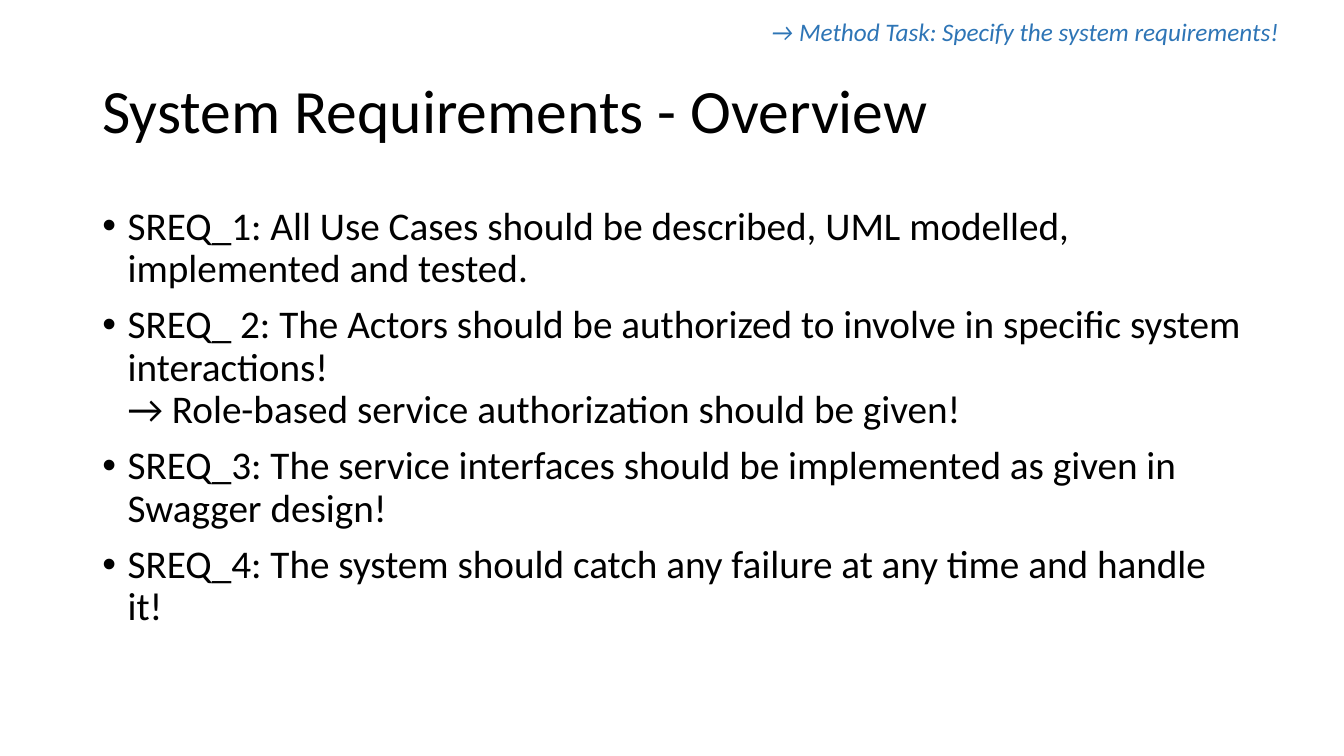
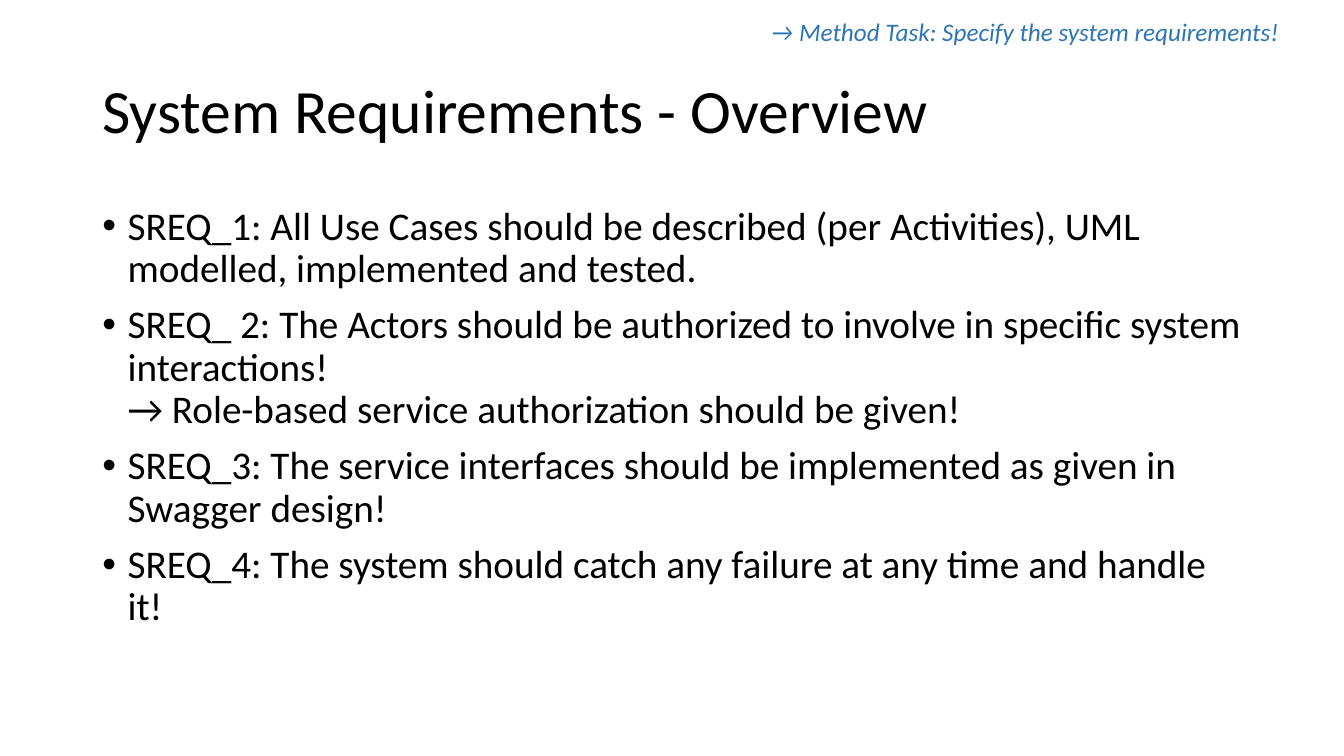
Before and after one commit to karacankos/smarthome-fordcs, a slide deck: slide 13 of fordcs-docs/EDUp FORDCS-V1.0 Project-v2022.04/2.0-System Requirements/EDUp FORDCS-V1.0 System Requirements.v2022.04.pptx. Drawn at 1344x756 pixels with LibreOffice and Linux fonts; fonts in the diff are those of the drawing. Boxes give left, top, right and bottom in pixels: in the first picture for what was removed or moved away, otherwise in the second. Text is boxed around its words. In the diff, an @@ line names an element or a change of style, - is before the commit and + after.

Commit message:
FIRST PART OF THE SYSTEM USE CASES ARE IMPLEMENTED

```diff
--- a/fordcs-docs/EDUp FORDCS-V1.0 Project-v2022.04/2.0-System Requirements/EDUp FORDCS-V1.0 System Requirements.v2022.04.pptx
+++ b/fordcs-docs/EDUp FORDCS-V1.0 Project-v2022.04/2.0-System Requirements/EDUp FORDCS-V1.0 System Requirements.v2022.04.pptx
@@ text at [128, 211, 1140, 289]: text changed @@
-• SREQ_1: All Use Cases should be described, UML modelled, implemented and tested.
+• SREQ_1: All Use Cases should be described (per Activities), UML modelled, implemented and tested.
```
Also in this commit, not shown: 6 other slides changed, 16 other files.
